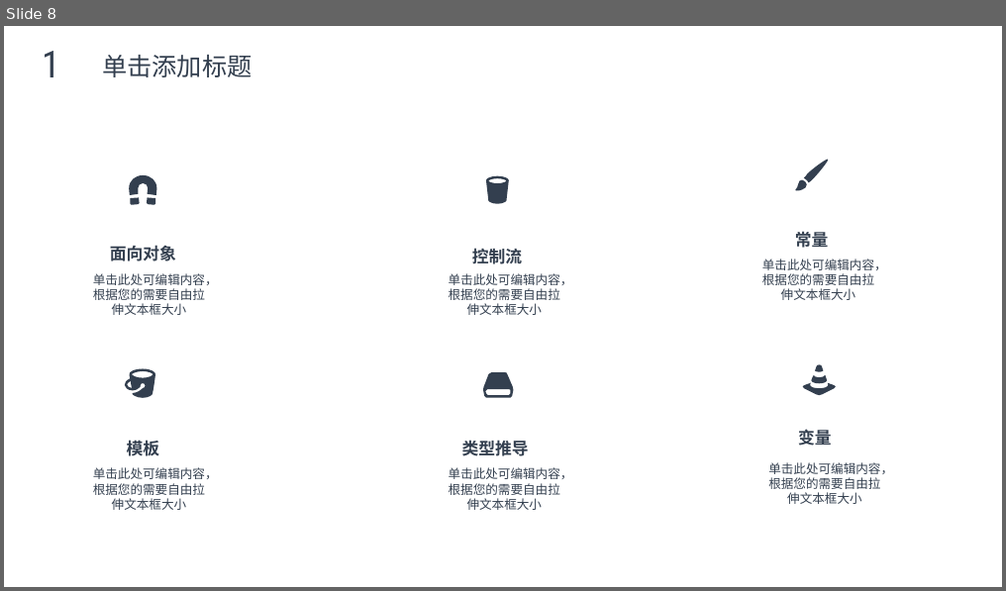
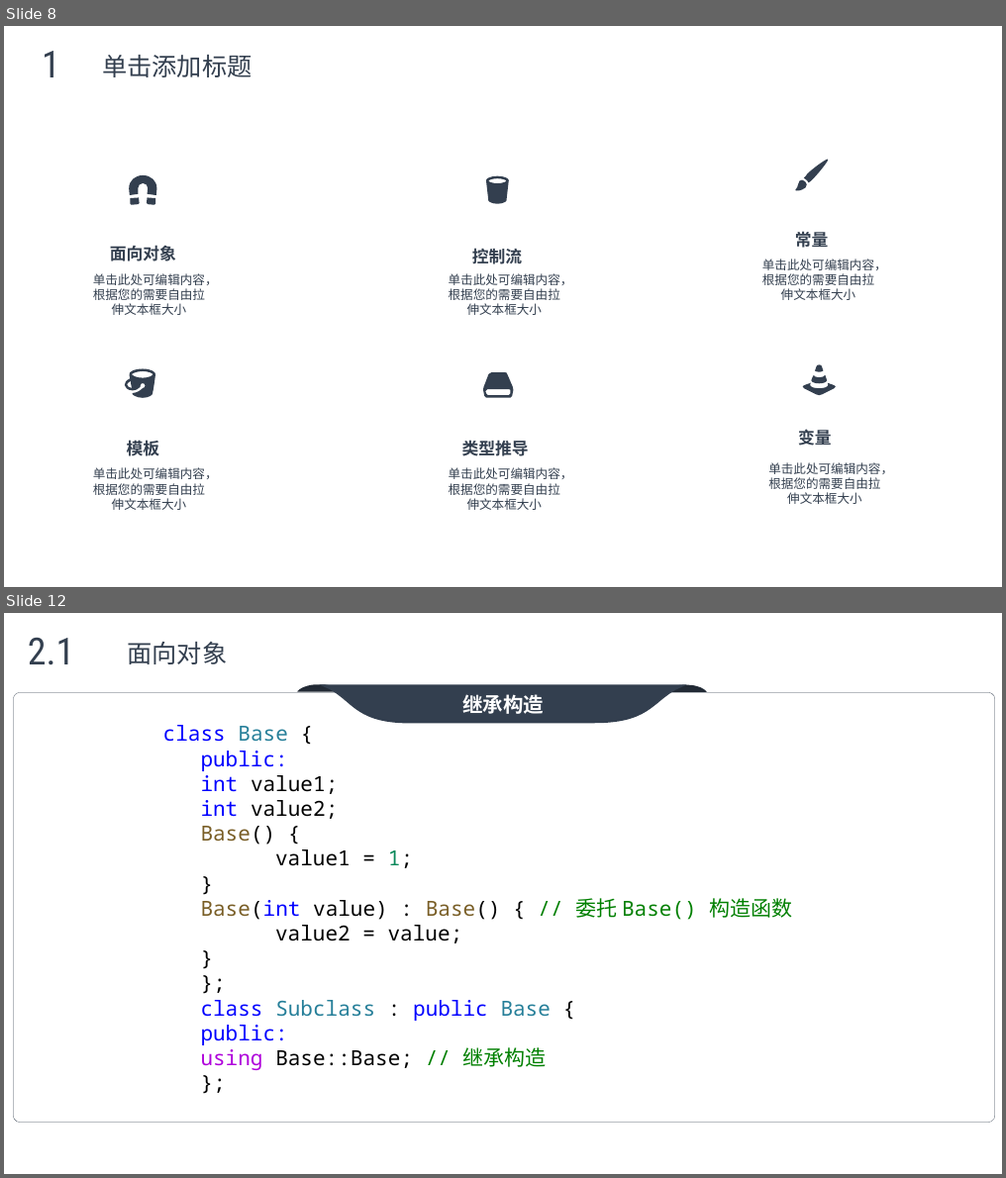
Before and after one commit to max4sharing/modern_cpp, a slide deck: C++11.pptx. Shown one above the other, each under a label of ours: slide 8 before the commit, slides 8 and 12 after it; the slides between them are not shown. The pictures are 1006x591 and 1006x1178 pixels, drawn with LibreOffice and Linux fonts; fonts in the diff are those of the drawing; background and template pictures are left out. Boxes give left, top, right and bottom in pixels: in the first picture for what was removed or moved away, otherwise in the second. Text is boxed around its words. In the diff, an @@ line names an element or a change of style, - is before the commit and + after.

```diff
--- a/C++11.pptx
+++ b/C++11.pptx
@@ slide 12 added at <box>4,613,1002,1174</box>, background picture (left out) @@
@@ text added at <box>28,637,74,664</box>, 36 pt, text #333F4F @@
+2.1
@@ text added at <box>128,642,228,664</box>, 24 pt, text #333F4F @@
+面向对象
@@ group added at <box>14,685,995,1122</box>: 3 freeform shapes, 1 rounded rectangle @@
+继承构造
@@ text added at <box>163,725,792,1070</box>, 20 pt, text #000000 @@
+class Base {
+  public:
+  int value1;
+  int value2;
+  Base() {
+  value1 = 1;
+  }
+  Base(int value) : Base() { // 委托 Base() 构造函数
+  value2 = value;
+  }
+};
+class Subclass : public Base {
+  public:
+  using Base::Base; // 继承构造
+};
```
Also in this commit, not shown: 3 slides changed, 6 other slides added, 4 slides removed.
